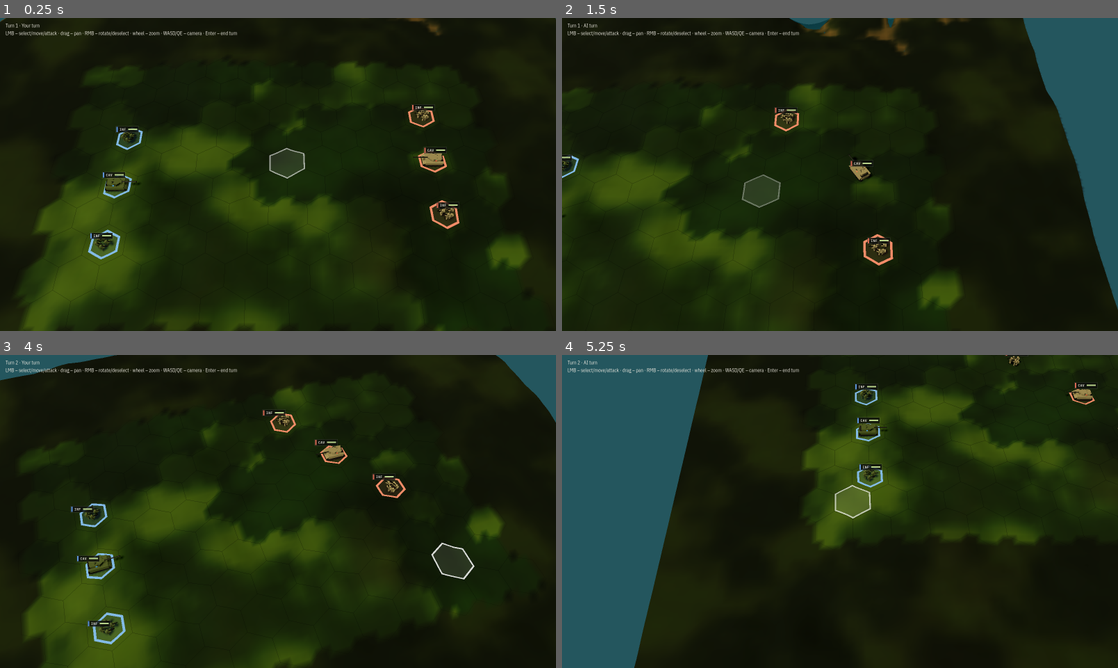
Above: before the commit, frames 1-4 (two rows, left to right).
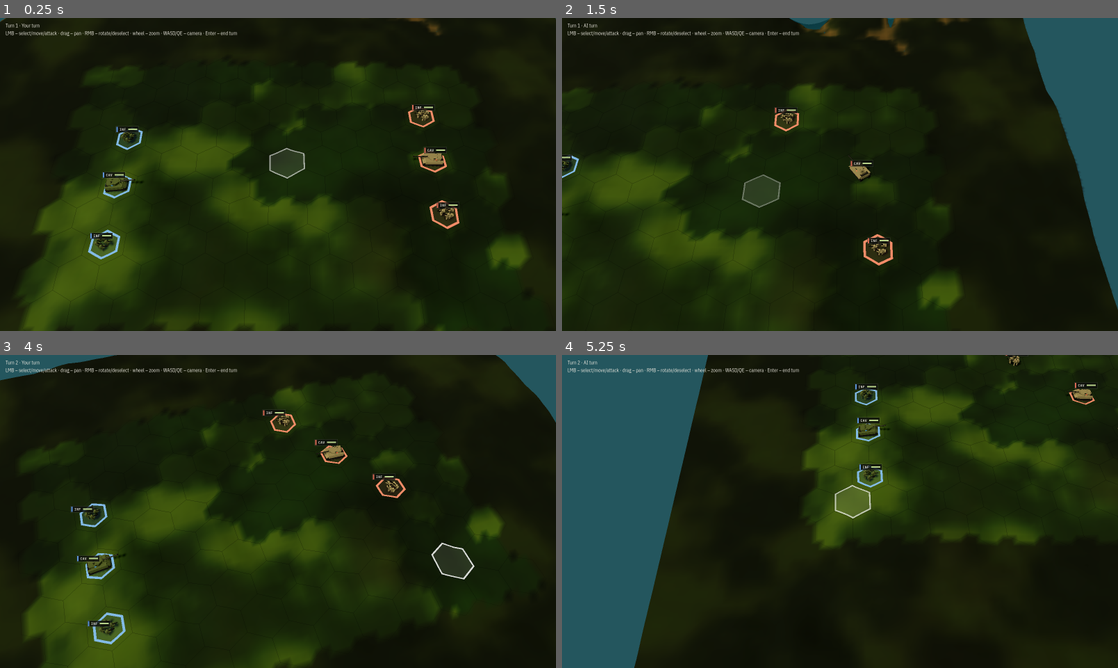
Above: after the commit, the same moments.

Repository: dawidczarczynski/eastern-flank
Game: Godot game, scene res://scenes/battle/battle.tscn
The game is run twice, just before and just after one commit, with the same random seed, the same clock (stepped at 60 frames per second) and the same inputs.
Inputs (mouse positions are in pixels of both pictures, inside the frame that each line leads up to):
- Up to frame 1 (0.25 s): no input
- Up to frame 2 (1.5 s): tap Enter at 0.5, 0.6 s; move the mouse to (962, 158) at 0.52 s; hold D 0.53-1.25 s; click (962, 158) at 0.67 s; drag from (728, 190) to (812, 237) at 1.27 s
- Up to frame 3 (4 s): move the mouse to (333, 442) at 2.02 s; hold D 2.03-2.75 s; hold E 2.03-2.75 s; drag from (250, 574) to (111, 464) at 2.77 s; tap Space at 3.5 s; move the mouse to (444, 558) at 3.52 s; hold A from 3.53 s (still down); hold Q from 3.53 s (still down)
- Up to frame 4 (5.25 s): release A at 4.25 s; release Q at 4.25 s; drag from (673, 464) to (756, 433) at 4.27 s; tap Enter at 5, 5.1 s; move the mouse to (867, 511) at 5.02 s; hold S from 5.03 s (still down); click (867, 511) at 5.17 s

The runs differ from the first frame. In frame 1, 0.1% of the frame differs, in the area x 18-80%, y 43-56%; in frame 2, less than 0.1%; in frame 3, 0.1%; in frame 4, 0.1%.

Commit message:
Animate unit locomotion: marching soldiers, driving tank (TASK-025)
Co-Authored-By: Claude Opus 5.5 <noreply@anthropic.com>

Diff:
--- /dev/null
+++ b/src/presentation/locomotion.gd
@@ -0,0 +1,105 @@
+class_name Locomotion
+extends RefCounted
+## Pure math for unit locomotion (TASK-025): marching bob/sway of infantry, wheel spin and
+## hull rocking / slope tilt of tanks. Everything is a function of the move's animation time or
+## travelled distance – nothing advances from frame delta. Feel constants, not balance.
+
+const ENVELOPE_RAMP := 0.08
+const STEPS_PER_UNIT := 1.5
+const STEP_BOB := 0.012
+const STEP_SWAY := 0.06
+const LEAN := -0.08
+const WHEEL_RADIANS_PER_UNIT := 5.0
+const HULL_PITCH := 0.012
+const HULL_PITCH_FREQ := 0.9
+const HULL_ROLL := 0.008
+const HULL_ROLL_FREQ := 0.55
+const HULL_ROLL_OFFSET := 1.3
+const TILT_LIMIT := 0.35
+const HALF_LENGTH := 0.45
+const HALF_WIDTH := 0.26
+
+
+## XZ length travelled along the polyline at `elapsed`, clamped to the total length.
+static func travelled(
+	points: PackedVector3Array, elapsed: float, seconds_per_tile := MoveAnimation.SECONDS_PER_TILE
+) -> float:
+	if points.size() < 2:
+		return 0.0
+	var total := 0.0
+	var remaining := maxf(0.0, elapsed)
+	for i in points.size() - 1:
+		var a := points[i]
+		var b := points[i + 1]
+		var length := Vector2(b.x - a.x, b.z - a.z).length()
+		if remaining >= seconds_per_tile:
+			total += length
+			remaining -= seconds_per_tile
+		else:
+			total += length * remaining / seconds_per_tile
+			break
+	return total
+
+
+## Fade in / out factor 0..1: motion ramps up over the first and down over the last `ramp`.
+static func envelope(elapsed: float, duration: float, ramp := ENVELOPE_RAMP) -> float:
+	if duration <= 0.0:
+		return 0.0
+	return clampf(minf(elapsed, duration - elapsed) / ramp, 0.0, 1.0)
+
+
+static func step_phase(i: int) -> float:
+	return TerrainNoise.hash(i, 11.0, 4.0)
+
+
+static func _steps(distance: float, phase: float) -> float:
+	return distance * STEPS_PER_UNIT + phase
+
+
+## Vertical bob of a soldier (soldier-local units), without envelope.
+static func step_bob(distance: float, phase: float) -> float:
+	return STEP_BOB * absf(sin(PI * _steps(distance, phase)))
+
+
+## Side sway (radians, rotation.x) of a soldier, without envelope.
+static func step_sway(distance: float, phase: float) -> float:
+	return STEP_SWAY * sin(PI * _steps(distance, phase))
+
+
+static func wheel_angle(distance: float) -> float:
+	return -distance * WHEEL_RADIANS_PER_UNIT
+
+
+## Hull rocking: x = pitch (rotation.z), y = roll (rotation.x), without envelope.
+static func hull_bob(distance: float) -> Vector2:
+	return Vector2(
+		HULL_PITCH * sin(TAU * HULL_PITCH_FREQ * distance),
+		HULL_ROLL * sin(TAU * HULL_ROLL_FREQ * distance + HULL_ROLL_OFFSET)
+	)
+
+
+## Terrain tilt under a hull at `center` facing `yaw`: x = pitch (nose up > 0), y = roll
+## (right side down > 0). `ground_height` is a Callable (x, z) -> float.
+static func slope_tilt(
+	ground_height: Callable,
+	center: Vector3,
+	yaw: float,
+	half_length := HALF_LENGTH,
+	half_width := HALF_WIDTH
+) -> Vector2:
+	if not ground_height.is_valid():
+		return Vector2.ZERO
+	var forward := Vector3(cos(yaw), 0.0, -sin(yaw))
+	var right := Vector3(sin(yaw), 0.0, cos(yaw))
+	var front := center + forward * half_length
+	var back := center - forward * half_length
+	var r := center + right * half_width
+	var l := center - right * half_width
+	var h_front: float = ground_height.call(front.x, front.z)
+	var h_back: float = ground_height.call(back.x, back.z)
+	var h_right: float = ground_height.call(r.x, r.z)
+	var h_left: float = ground_height.call(l.x, l.z)
+	return Vector2(
+		clampf(atan2(h_front - h_back, 2.0 * half_length), -TILT_LIMIT, TILT_LIMIT),
+		clampf(atan2(h_left - h_right, 2.0 * half_width), -TILT_LIMIT, TILT_LIMIT)
+	)
--- a/src/presentation/unit_models.gd
+++ b/src/presentation/unit_models.gd
@@ -15,6 +15,7 @@
 const SOLDIER_DARK := Color("#1f201c")
 const TANK_DARK := Color("#22231f")
 const TANK_METAL := Color("#3c3e38")
+const WHEELS_PER_SIDE := 6
 ## Squad layout: [x, z, kneeling].
 const SQUAD: Array = [
 	[0.13, 0.0, false],
@@ -72,7 +73,21 @@
 	var g := Node3D.new()
 	for i in SQUAD.size():
 		var entry: Array = SQUAD[i]
-		var s := _make_soldier(owner_id, entry[2], i == 1)
+		var s := Node3D.new()
+		s.name = "Soldier%d" % i
+		var rig := Node3D.new()
+		rig.name = "Rig"
+		s.add_child(rig)
+		if entry[2]:
+			var kneel := _make_soldier(owner_id, true, i == 1)
+			kneel.name = "Kneel"
+			var stand := _make_soldier(owner_id, false, i == 1)
+			stand.name = "Stand"
+			stand.visible = false
+			rig.add_child(kneel)
+			rig.add_child(stand)
+		else:
+			_make_soldier(owner_id, false, i == 1, rig)
 		s.scale = Vector3.ONE * SOLDIER_SCALE
 		s.position = Vector3(entry[0], 0.0, entry[1])
 		s.rotation.y = (TerrainNoise.hash(i, 3, 1) - 0.5) * 0.6
@@ -80,8 +95,9 @@
 	return g
 
 
-static func _make_soldier(owner_id: int, kneel: bool, gun: bool) -> Node3D:
-	var s := Node3D.new()
+## Builds a soldier's meshes under `into` (a new Node3D when null) and returns it.
+static func _make_soldier(owner_id: int, kneel: bool, gun: bool, into: Node3D = null) -> Node3D:
+	var s := into if into != null else Node3D.new()
 	var uni := _material(_faction_color(BODY_COLORS, owner_id), 0.9, 0.0)
 	var vest := _material(_faction_color(VEST_COLORS, owner_id), 0.9, 0.0)
 	var skin := _material(SKIN, 0.8, 0.0)
@@ -108,12 +124,18 @@
 	var acc := _material(
 		UiPalette.FACTION[clampi(owner_id, 0, UiPalette.FACTION.size() - 1)], 0.5, 0.1
 	)
+	var wheel_index := 0
 	for s: float in [-1.0, 1.0]:
 		_box(g, Vector3(0.74, 0.1, 0.1), dark, 0.0, 0.06, s * 0.17)
-		for i in 6:
-			var wheel_pos := Vector3(-0.27 + i * 0.108, 0.055, s * 0.2)
-			var wheel := _cyl(g, 0.045, 0.045, 0.03, 12, metal, wheel_pos)
+		for i in WHEELS_PER_SIDE:
+			var pivot := Node3D.new()
+			pivot.name = "Wheel%d" % wheel_index
+			wheel_index += 1
+			pivot.position = Vector3(-0.27 + i * 0.108, 0.055, s * 0.2)
+			g.add_child(pivot)
+			var wheel := _cyl(pivot, 0.045, 0.045, 0.03, 12, metal, Vector3.ZERO)
 			wheel.rotation.x = PI / 2.0
+			_box(pivot, Vector3(0.07, 0.012, 0.006), dark, 0.0, 0.0, s * 0.017)
 		_box(g, Vector3(0.62, 0.065, 0.012), body, 0.0, 0.135, s * 0.226)
 	_box(g, Vector3(0.7, 0.09, 0.36), body, 0.0, 0.13, 0.0)
 	_box(g, Vector3(0.64, 0.05, 0.46), body, -0.02, 0.195, 0.0)
@@ -138,6 +160,52 @@
 			var pos := Vector3(0.06 - i * 0.025, 0.08, s * 0.15)
 			_cyl(tur, 0.012, 0.012, 0.04, 6, dark, pos).rotation.x = 0.4 * s
 	return g
+
+
+## Root may be the built root or its "Model" child.
+static func _model_of(node: Node3D) -> Node3D:
+	var inner := node.get_node_or_null("Model") as Node3D
+	return inner if inner != null else node
+
+
+## Poses a squad: `moving` makes kneelers stand; at env 0 / not moving every Rig is exactly
+## the identity transform.
+static func pose_infantry(model: Node3D, distance: float, env: float, moving: bool) -> void:
+	var m := _model_of(model)
+	for i in SQUAD.size():
+		var rig := m.get_node_or_null("Soldier%d/Rig" % i) as Node3D
+		if rig == null:
+			continue
+		var kneel := rig.get_node_or_null("Kneel") as Node3D
+		if kneel != null:
+			kneel.visible = not moving
+			(rig.get_node("Stand") as Node3D).visible = moving
+		if not moving or env <= 0.0:
+			rig.transform = Transform3D.IDENTITY
+			continue
+		var phase := Locomotion.step_phase(i)
+		rig.position = Vector3(0.0, Locomotion.step_bob(distance, phase) * env, 0.0)
+		rig.rotation = Vector3(
+			Locomotion.step_sway(distance, phase) * env, 0.0, Locomotion.LEAN * env
+		)
+
+
+## Spins the wheels to the accumulated `wheel_distance` and sets the hull's pitch/roll to the
+## slope `tilt` (x pitch, y roll) plus the env-scaled rocking.
+static func pose_tank(model: Node3D, wheel_distance: float, env: float, tilt: Vector2) -> void:
+	var m := _model_of(model)
+	var angle := Locomotion.wheel_angle(wheel_distance)
+	for i in WHEELS_PER_SIDE * 2:
+		var pivot := m.get_node_or_null("Wheel%d" % i) as Node3D
+		if pivot != null:
+			pivot.rotation.z = angle
+	var pitch := tilt.x
+	var roll := tilt.y
+	if env > 0.0:
+		var bob := Locomotion.hull_bob(wheel_distance)
+		pitch += bob.x * env
+		roll += bob.y * env
+	m.rotation = Vector3(roll, 0.0, pitch)
 
 
 static func _add(parent: Node3D, mesh: Mesh, material: Material, pos: Vector3) -> MeshInstance3D:
--- a/src/presentation/unit_view.gd
+++ b/src/presentation/unit_view.gd
@@ -54,6 +54,9 @@
 var _move_points := PackedVector3Array()  # world points of the running move
 var _move_elapsed := 0.0
 var _move_height: Callable  # (x, z) -> ground height the unit walks on
+var _model: Node3D  # the "Model" node locomotion poses
+var _is_tank := false
+var _wheel_distance := 0.0  # accumulated across moves, never reset
 var _hit_tween: Tween
 var _hp := 0
 var _max_hp := 0
@@ -78,6 +81,9 @@
 	_pivot.rotation.y = model.rotation.y
 	model.rotation.y = 0.0
 	_pivot.add_child(model)
+	_model = model.get_node("Model")
+	_is_tank = unit.definition.id == UnitModels.CAVALRY
+	_apply_rest_pose()
 	_collect_meshes(_pivot)
 
 	for marker: MeshInstance3D in [_ring, _fill]:
@@ -141,6 +147,28 @@
 		var yaw := MoveAnimation.facing_yaw(p, target)
 		_pivot.rotation.y = MoveAnimation.turn_towards(_pivot.rotation.y, yaw, dt)
 	position = p
+	_pose_moving(elapsed)
+
+
+## Locomotion pose for the move's animation time (distance and envelope derive from `elapsed`
+## only, so the burst speed scale applies automatically).
+func _pose_moving(elapsed: float) -> void:
+	var distance := Locomotion.travelled(_move_points, elapsed)
+	var env := Locomotion.envelope(elapsed, MoveAnimation.duration(_move_points))
+	if _is_tank:
+		var tilt := Locomotion.slope_tilt(_ground_height, position, _pivot.rotation.y)
+		UnitModels.pose_tank(_model, _wheel_distance + distance, env, tilt)
+	else:
+		UnitModels.pose_infantry(_model, distance, env, true)
+
+
+## Rest pose: no bob / sway / lean, kneelers kneel, tank hull follows the slope at its tile.
+func _apply_rest_pose() -> void:
+	if _is_tank:
+		var tilt := Locomotion.slope_tilt(_ground_height, position, _pivot.rotation.y)
+		UnitModels.pose_tank(_model, _wheel_distance, 0.0, tilt)
+	else:
+		UnitModels.pose_infantry(_model, 0.0, 0.0, false)
 
 
 ## Arrival: snap to the last point, keep the facing, show the marker there.
@@ -150,7 +178,9 @@
 		if _move_height.is_valid():
 			last.y = _move_height.call(last.x, last.z)
 		position = last
+		_wheel_distance += Locomotion.travelled(_move_points, MoveAnimation.duration(_move_points))
 	_move_points = PackedVector3Array()
+	_apply_rest_pose()
 	if not _dying:
 		_set_markers_visible(true)
 
--- /dev/null
+++ b/tests/unit/test_locomotion.gd
@@ -0,0 +1,144 @@
+extends TestCase
+
+const TOL := 0.001
+
+
+func _near(a: float, b: float, msg := "") -> void:
+	assert_true(absf(a - b) <= TOL, "%s expected %s got %s" % [msg, b, a])
+
+
+func _path() -> PackedVector3Array:
+	return PackedVector3Array([Vector3(0, 0, 0), Vector3(1, 0, 0), Vector3(1, 0, 2)])
+
+
+func test_travelled() -> void:
+	var p := _path()
+	_near(Locomotion.travelled(p, 0.0), 0.0)
+	_near(Locomotion.travelled(p, 0.13), 0.5)
+	_near(Locomotion.travelled(p, 0.39), 2.0)
+	_near(Locomotion.travelled(p, 10.0), 3.0)
+	_near(Locomotion.travelled(PackedVector3Array([Vector3.ZERO]), 1.0), 0.0)
+	var tall := PackedVector3Array([Vector3(0, 0, 0), Vector3(1, 5, 0)])
+	_near(Locomotion.travelled(tall, 0.26), 1.0)
+
+
+func test_envelope() -> void:
+	_near(Locomotion.envelope(0.0, 0.78), 0.0)
+	_near(Locomotion.envelope(0.04, 0.78), 0.5)
+	_near(Locomotion.envelope(0.39, 0.78), 1.0)
+	_near(Locomotion.envelope(0.74, 0.78), 0.5)
+	_near(Locomotion.envelope(0.78, 0.78), 0.0)
+	_near(Locomotion.envelope(1.0, 0.78), 0.0)
+	_near(Locomotion.envelope(0.1, 0.0), 0.0)
+
+
+func test_step_phase() -> void:
+	var distinct := {}
+	for i in 5:
+		var v := Locomotion.step_phase(i)
+		assert_eq(v, TerrainNoise.hash(i, 11.0, 4.0))
+		assert_true(v >= 0.0 and v < 1.0)
+		assert_eq(v, Locomotion.step_phase(i))
+		distinct[v] = true
+	assert_true(distinct.size() > 1)
+
+
+func test_step_bob_and_sway() -> void:
+	_near(Locomotion.step_bob(0.0, 0.0), 0.0)
+	_near(Locomotion.step_bob(1.0 / 3.0, 0.0), 0.012)
+	_near(Locomotion.step_bob(2.0 / 3.0, 0.0), 0.0)
+	_near(Locomotion.step_sway(1.0 / 3.0, 0.0), 0.06)
+	_near(Locomotion.step_sway(1.0, 0.0), -0.06)
+	_near(Locomotion.step_bob(0.0, 0.5), 0.012)
+	for k in 101:
+		assert_true(Locomotion.step_bob(k * 0.05, 0.3) >= 0.0)
+
+
+func test_wheel_angle() -> void:
+	_near(Locomotion.wheel_angle(0.0), 0.0)
+	_near(Locomotion.wheel_angle(1.0), -5.0)
+	_near(Locomotion.wheel_angle(1.732), -8.66)
+
+
+func test_hull_bob() -> void:
+	var b := Locomotion.hull_bob(0.0)
+	_near(b.x, 0.0)
+	_near(b.y, 0.008 * sin(1.3))
+	for k in 101:
+		var v := Locomotion.hull_bob(k * 0.05)
+		assert_true(absf(v.x) <= 0.012 + 0.000001 and absf(v.y) <= 0.008 + 0.000001)
+
+
+func test_slope_tilt() -> void:
+	var flat := func(_x: float, _z: float) -> float: return 0.0
+	var ramp := func(x: float, _z: float) -> float: return 0.2 * x
+	var side := func(_x: float, z: float) -> float: return -0.1 * z
+	var steep := func(x: float, _z: float) -> float: return 2.0 * x
+	assert_eq(Locomotion.slope_tilt(flat, Vector3.ZERO, 0.0), Vector2.ZERO)
+	var t := Locomotion.slope_tilt(ramp, Vector3.ZERO, 0.0)
+	_near(t.x, 0.1974)
+	_near(t.y, 0.0)
+	_near(Locomotion.slope_tilt(ramp, Vector3.ZERO, PI).x, -0.1974)
+	t = Locomotion.slope_tilt(ramp, Vector3.ZERO, PI / 2.0)
+	_near(t.x, 0.0)
+	_near(t.y, -0.1974)
+	t = Locomotion.slope_tilt(side, Vector3.ZERO, 0.0)
+	_near(t.x, 0.0)
+	_near(t.y, 0.0997)
+	_near(Locomotion.slope_tilt(steep, Vector3.ZERO, 0.0).x, 0.35)
+
+
+func test_infantry_structure() -> void:
+	var root := UnitModels.build(&"infantry", 0)
+	for i in 5:
+		var rig := root.get_node_or_null("Model/Soldier%d/Rig" % i)
+		assert_true(rig != null)
+		var kneel := rig.get_node_or_null("Kneel")
+		var stand := rig.get_node_or_null("Stand")
+		if i == 1 or i == 4:
+			assert_true(kneel != null and kneel.visible)
+			assert_true(stand != null and not stand.visible)
+		else:
+			assert_true(kneel == null and stand == null)
+	root.free()
+
+
+func test_tank_structure() -> void:
+	var root := UnitModels.build(&"cavalry", 0)
+	for i in 12:
+		var pivot := root.get_node_or_null("Model/Wheel%d" % i)
+		assert_true(pivot != null)
+		assert_eq(pivot.get_child_count(), 2)
+	root.free()
+
+
+func test_pose_infantry() -> void:
+	var root := UnitModels.build(&"infantry", 0)
+	UnitModels.pose_infantry(root, 1.0 / 3.0, 1.0, true)
+	var rig: Node3D = root.get_node("Model/Soldier0/Rig")
+	_near(rig.position.y, 0.012 * absf(sin(PI * (0.5 + Locomotion.step_phase(0)))))
+	_near(rig.rotation.z, -0.08)
+	assert_true((root.get_node("Model/Soldier1/Rig/Stand") as Node3D).visible)
+	assert_true(not (root.get_node("Model/Soldier1/Rig/Kneel") as Node3D).visible)
+	UnitModels.pose_infantry(root, 0.0, 0.0, false)
+	for i in 5:
+		assert_true(
+			(root.get_node("Model/Soldier%d/Rig" % i) as Node3D).transform == Transform3D.IDENTITY
+		)
+	assert_true((root.get_node("Model/Soldier4/Rig/Kneel") as Node3D).visible)
+	assert_true(not (root.get_node("Model/Soldier4/Rig/Stand") as Node3D).visible)
+	root.free()
+
+
+func test_pose_tank() -> void:
+	var root := UnitModels.build(&"cavalry", 0)
+	UnitModels.pose_tank(root, 1.0, 1.0, Vector2.ZERO)
+	for i in 12:
+		_near((root.get_node("Model/Wheel%d" % i) as Node3D).rotation.z, -5.0)
+	var model: Node3D = root.get_node("Model")
+	UnitModels.pose_tank(root, 3.7, 0.0, Vector2(0.1, -0.05))
+	_near(model.rotation.z, 0.1, "no bob residue")
+	_near(model.rotation.x, -0.05, "no bob residue")
+	UnitModels.pose_tank(root, 3.7, 0.0, Vector2.ZERO)
+	assert_eq(model.rotation, Vector3.ZERO)
+	root.free()
Not shown, added: src/presentation/locomotion.gd.uid
Not shown, added: tests/unit/test_locomotion.gd.uid
Not shown, changed: docs/tasks/BACKLOG.md
Not shown, changed: docs/tasks/TASK-025-unit-locomotion.md
